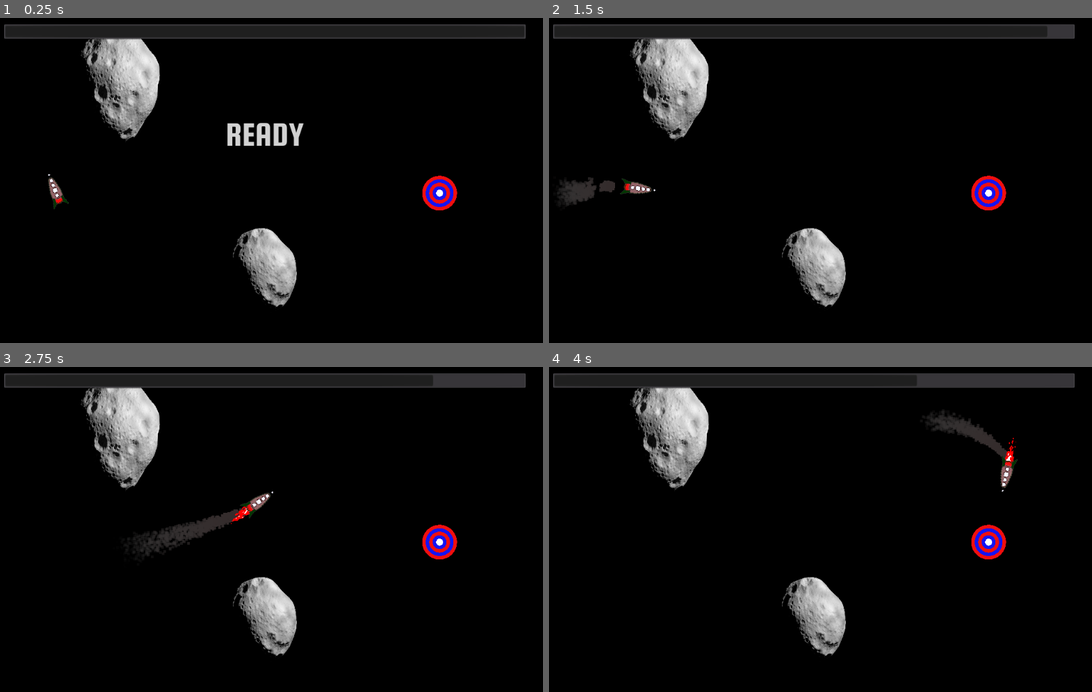
Above: before the commit, frames 1-4 (two rows, left to right).
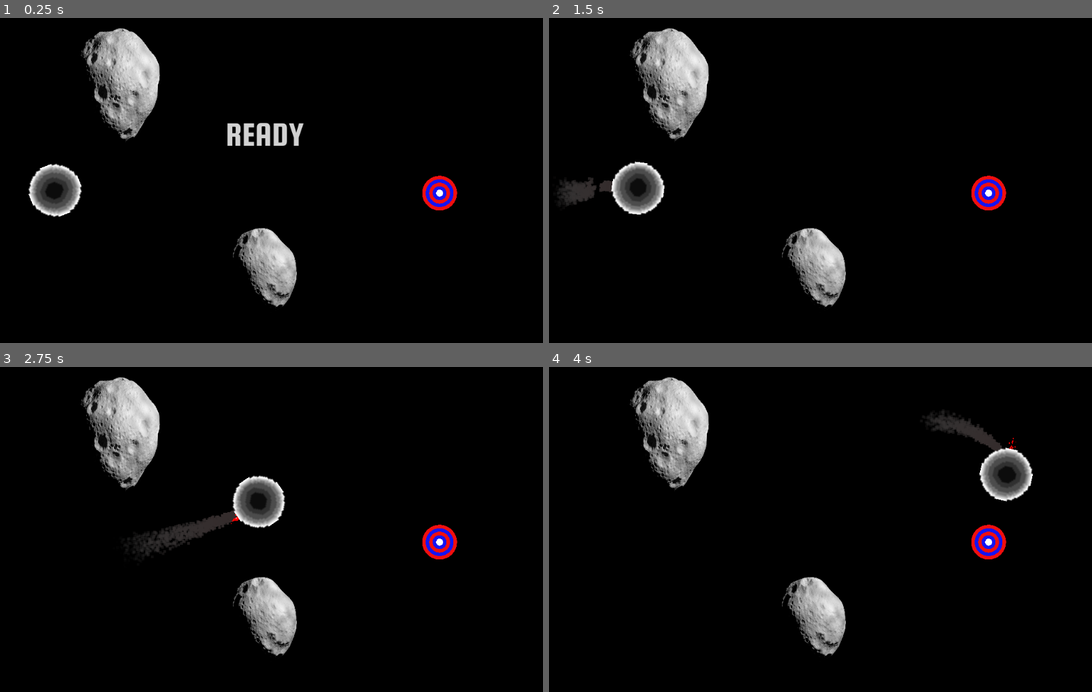
Above: after the commit, the same moments.

Repository: ReneEmmaneel/space-game
Game: Godot game, scene res://Levels/Levels/Level1.tscn
Two runs of this game, one before a commit and one after it. Both use one fixed random seed, a clock stepped at 60 frames per second and the inputs below.
Inputs (mouse positions are in pixels of both pictures, inside the frame that each line leads up to):
- Up to frame 1 (0.25 s): no input
- Up to frame 2 (1.5 s): move the mouse to (934, 164) at 0.52 s; press the mouse at (934, 164) at 0.53 s; move the mouse to (701, 196) at 1.27 s; release the mouse at (701, 196) at 1.28 s; click (701, 196) at 1.35 s
- Up to frame 3 (2.75 s): move the mouse to (320, 458) at 2.02 s; press the mouse at (320, 458) at 2.03 s
- Up to frame 4 (4 s): move the mouse to (787, 594) at 2.77 s; release the mouse at (787, 594) at 2.78 s; click (787, 594) at 2.85 s; move the mouse to (983, 578) at 3.52 s; press the mouse at (983, 578) at 3.53 s

The runs differ from the first frame. In frame 1, 5.5% of the frame differs, in the area x 0-97%, y 1-62%; in frame 2, 5.5%; in frame 3, 5.5%; in frame 4, 5.5%.

Commit message:
added explosion + level loading

Diff:
--- a/Global/Global.gd
+++ b/Global/Global.gd
@@ -1,4 +1,25 @@
 extends Node
 
+var current_level = 0
+var all_levels = []
+var levels_dir = "res://Levels/Levels/"
+
 func _ready():
-	pass
+	preload_levels()
+
+func preload_levels():
+	var file = File.new()
+	for i in range(10):
+		var level = str(levels_dir) + "Level" + str(i) + ".tscn"
+		if file.file_exists(level):
+			all_levels.append(level)
+
+func load_level(level):
+	get_tree().change_scene(all_levels[level])
+
+func next_level():
+	current_level += 1
+	if current_level < all_levels.size():
+		load_level(current_level)
+	else:
+		print("woop")
--- a/LevelObjects/Animation.tscn
+++ b/LevelObjects/Animation.tscn
@@ -4,7 +4,7 @@
 
 [sub_resource type="Animation" id=1]
 resource_name = "Start"
-length = 11.0
+length = 1.5
 step = 1.0
 tracks/0/type = "value"
 tracks/0/path = NodePath("StartLabel:text")
@@ -37,27 +37,12 @@
 tracks/2/imported = false
 tracks/2/enabled = true
 tracks/2/keys = {
-"times": PoolRealArray( 1, 11 ),
-"transitions": PoolRealArray( 1, 1 ),
+"times": PoolRealArray( 1 ),
+"transitions": PoolRealArray( 1 ),
 "values": [ {
 "args": [  ],
 "method": "start"
-}, {
-"args": [  ],
-"method": "restart"
 } ]
-}
-tracks/3/type = "value"
-tracks/3/path = NodePath("ProgressBar:value")
-tracks/3/interp = 1
-tracks/3/loop_wrap = true
-tracks/3/imported = false
-tracks/3/enabled = true
-tracks/3/keys = {
-"times": PoolRealArray( 0, 1, 11 ),
-"transitions": PoolRealArray( 1, 1, 1 ),
-"update": 0,
-"values": [ 5.0, 5.0, 0.0 ]
 }
 
 [node name="Animation" type="Control"]
@@ -90,16 +75,3 @@
 
 [node name="AnimationPlayer" type="AnimationPlayer" parent="."]
 anims/Start = SubResource( 1 )
-
-[node name="ProgressBar" type="ProgressBar" parent="."]
-anchor_right = 1.0
-margin_left = 30.0
-margin_top = 10.0
-margin_right = -30.0
-margin_bottom = 40.0
-max_value = 5.0
-value = 5.0
-percent_visible = false
-__meta__ = {
-"_edit_use_anchors_": false
-}
--- /dev/null
+++ b/LevelObjects/FuelBar.tscn
@@ -0,0 +1,18 @@
+[gd_scene format=2]
+
+[node name="Control" type="Control"]
+margin_right = 1024.0
+margin_bottom = 600.0
+__meta__ = {
+"_edit_use_anchors_": false
+}
+
+[node name="FuelBar" type="ProgressBar" parent="."]
+anchor_left = 0.1
+anchor_top = 0.05
+anchor_right = 0.9
+anchor_bottom = 0.12
+percent_visible = false
+__meta__ = {
+"_edit_use_anchors_": false
+}
--- a/LevelObjects/SpaceShip.tscn
+++ b/LevelObjects/SpaceShip.tscn
@@ -1,9 +1,10 @@
-[gd_scene load_steps=35 format=2]
+[gd_scene load_steps=42 format=2]
 
 [ext_resource path="res://art/spaceship.png" type="Texture" id=1]
 [ext_resource path="res://Levels/SpaceShipBody.gd" type="Script" id=2]
 [ext_resource path="res://art/flame.png" type="Texture" id=3]
 [ext_resource path="res://art/noise.tres" type="Texture" id=4]
+[ext_resource path="res://art/explosion.png" type="Texture" id=5]
 
 [sub_resource type="Gradient" id=1]
 offsets = PoolRealArray( 0.111111, 1 )
@@ -223,7 +224,7 @@
 
 }
 "
-graph_offset = Vector2( -629.862, -350.028 )
+graph_offset = Vector2( 0, -495 )
 mode = 1
 flags/light_only = false
 nodes/fragment/0/position = Vector2( 1860, 60 )
@@ -282,6 +283,101 @@
 [sub_resource type="ShaderMaterial" id=30]
 shader = SubResource( 29 )
 
+[sub_resource type="Animation" id=31]
+resource_name = "Explode"
+length = 2.0
+tracks/0/type = "method"
+tracks/0/path = NodePath(".")
+tracks/0/interp = 1
+tracks/0/loop_wrap = true
+tracks/0/imported = false
+tracks/0/enabled = true
+tracks/0/keys = {
+"times": PoolRealArray( 2 ),
+"transitions": PoolRealArray( 1 ),
+"values": [ {
+"args": [  ],
+"method": "reset"
+} ]
+}
+tracks/1/type = "value"
+tracks/1/path = NodePath("Explosion_sprite:material:shader_param/explode")
+tracks/1/interp = 1
+tracks/1/loop_wrap = true
+tracks/1/imported = false
+tracks/1/enabled = true
+tracks/1/keys = {
+"times": PoolRealArray( 0, 1.5, 2 ),
+"transitions": PoolRealArray( 1, 1, 1 ),
+"update": 0,
+"values": [ 0.1, 0.3, 1.0 ]
+}
+
+[sub_resource type="Animation" id=36]
+resource_name = "Win"
+length = 0.5
+tracks/0/type = "method"
+tracks/0/path = NodePath(".")
+tracks/0/interp = 1
+tracks/0/loop_wrap = true
+tracks/0/imported = false
+tracks/0/enabled = true
+tracks/0/keys = {
+"times": PoolRealArray( 0.5 ),
+"transitions": PoolRealArray( 1 ),
+"values": [ {
+"args": [  ],
+"method": "win"
+} ]
+}
+tracks/1/type = "value"
+tracks/1/path = NodePath("SpaceShipSprite:scale")
+tracks/1/interp = 1
+tracks/1/loop_wrap = true
+tracks/1/imported = false
+tracks/1/enabled = true
+tracks/1/keys = {
+"times": PoolRealArray( 0, 0.2, 0.5 ),
+"transitions": PoolRealArray( 1, 1, 1 ),
+"update": 0,
+"values": [ Vector2( 1, 1 ), Vector2( 1.2, 1.2 ), Vector2( 0, 0 ) ]
+}
+
+[sub_resource type="Shader" id=32]
+code = "shader_type canvas_item;
+
+uniform float explode;
+uniform sampler2D noise;
+
+void fragment() {
+	vec4 color1 = vec4(1,0,0,1);
+	vec4 color2 = vec4(0.1,0.1,0.1,1);
+
+	vec4 noise_text = texture(noise, UV);
+	float dist = 0.5 - sqrt(pow(0.5 - UV.x, 2f) + pow(0.5 - UV.y, 2f));
+	vec4 circle = noise_text * dist;
+
+	if (circle.x < explode) {
+		COLOR.a = 0f;
+	} else if (circle.x < explode * 2f) {
+		COLOR = color1;
+	} else {
+		COLOR = color2;
+	}
+}
+"
+
+[sub_resource type="OpenSimplexNoise" id=34]
+period = 35.3
+
+[sub_resource type="NoiseTexture" id=35]
+noise = SubResource( 34 )
+
+[sub_resource type="ShaderMaterial" id=33]
+shader = SubResource( 32 )
+shader_param/explode = 1.0
+shader_param/noise = SubResource( 35 )
+
 [node name="SpaceShipBody" type="KinematicBody2D"]
 position = Vector2( 100, 227.368 )
 script = ExtResource( 2 )
@@ -289,6 +385,7 @@
 [node name="Smoke" type="Particles2D" parent="."]
 show_behind_parent = true
 position = Vector2( -26.5841, -0.0458374 )
+emitting = false
 amount = 1000
 lifetime = 0.5
 local_coords = false
@@ -307,3 +404,12 @@
 [node name="SpaceShipCollision" type="CollisionPolygon2D" parent="."]
 position = Vector2( -280.677, -216.6 )
 polygon = PoolVector2Array( 248.764, 201.4, 255.912, 209.931, 255.995, 222.704, 248.763, 231.399, 260.871, 227.405, 280.662, 227.405, 305.731, 219.752, 305.599, 213.749, 280.596, 205.635, 260.739, 205.437 )
+
+[node name="Animation" type="AnimationPlayer" parent="."]
+anims/Explode = SubResource( 31 )
+anims/Win = SubResource( 36 )
+
+[node name="Explosion_sprite" type="Sprite" parent="."]
+material = SubResource( 33 )
+scale = Vector2( 3, 3 )
+texture = ExtResource( 5 )
--- a/Levels/Level.gd
+++ b/Levels/Level.gd
@@ -17,8 +17,8 @@
 	start = true
 
 func game_win():
-	print("yeah")
 	end = true
+	Global.next_level()
 
 func game_lose():
 	restart()
--- a/Levels/Levels/Level2.tscn
+++ b/Levels/Levels/Level2.tscn
@@ -1,10 +1,11 @@
-[gd_scene load_steps=6 format=2]
+[gd_scene load_steps=7 format=2]
 
 [ext_resource path="res://Levels/Level.gd" type="Script" id=1]
 [ext_resource path="res://LevelObjects/SpaceShip.tscn" type="PackedScene" id=2]
 [ext_resource path="res://LevelObjects/Goal.tscn" type="PackedScene" id=3]
 [ext_resource path="res://LevelObjects/Animation.tscn" type="PackedScene" id=4]
 [ext_resource path="res://Levels/Levels/level1.png" type="Texture" id=5]
+[ext_resource path="res://LevelObjects/FuelBar.tscn" type="PackedScene" id=6]
 
 [node name="Node2D" type="Control"]
 script = ExtResource( 1 )
@@ -32,3 +33,5 @@
 margin_top = 0.0
 margin_right = 1024.0
 margin_bottom = 600.0
+
+[node name="Control" parent="." instance=ExtResource( 6 )]
--- a/Levels/SpaceShipBody.gd
+++ b/Levels/SpaceShipBody.gd
@@ -4,19 +4,26 @@
 var max_speed = 400
 var boost = false
 var boost_mult = 10
+var fuel = 100
+var fuel_per_sec = 25
 
 var direction_movement = Vector2(0,0)
+var fuelbar
 
 func _ready():
 	facing = get_global_mouse_position()
 	boost = Input.is_action_pressed("mouse_click")
 	direction_movement = Vector2(0,0)
+	var temp_fuelbar = $"../Control/FuelBar"
+	if temp_fuelbar:
+		fuelbar = temp_fuelbar
+		fuelbar.max_value = fuel
 
 func _process(delta):
 	$Smoke.emitting = false
-	if boost:
+	if boost && fuel > 0 && !get_parent().end:
 		$Flame.visible = true
-		if get_parent().start && !get_parent().end:
+		if get_parent().start:
 			$Smoke.emitting = true
 	else:
 		$Flame.visible = false
@@ -26,9 +33,12 @@
 		look_at(facing)
 
 	if get_parent().start && !get_parent().end:
-		if boost:
+		if boost && fuel > 0:
 			var facing_vector = facing - position
 			direction_movement += facing_vector.normalized() * boost_mult
+			fuel -= fuel_per_sec * delta
+			if fuel <= 0:
+				fuel = 0
 		else:
 			direction_movement *= (1 - 0.5 * delta) #50% decrease of speed/second
 
@@ -38,9 +48,23 @@
 		var collided = move_and_collide(move_delta)
 		if collided != null:
 			if collided.collider.name == "GoalBody":
-				get_parent().game_win()
+				$"Animation".play("Win")
+				get_parent().end = true
 			else:
-				get_parent().game_lose()
+				$"Animation".play("Explode")
+				get_parent().end = true
+		if fuelbar:
+			fuelbar.value = fuel
+
+	if get_parent().start && !get_parent().end:
+		if fuel <= 0 && direction_movement.length() <= 10:
+			get_parent().game_lose()
+
+func reset():
+	get_parent().game_lose()
+
+func win():
+	get_parent().game_win()
 
 func _input(event):
 	if event is InputEventMouseMotion:
Binary file added: art/explosion.png
Not shown, added: art/explosion.png.import
